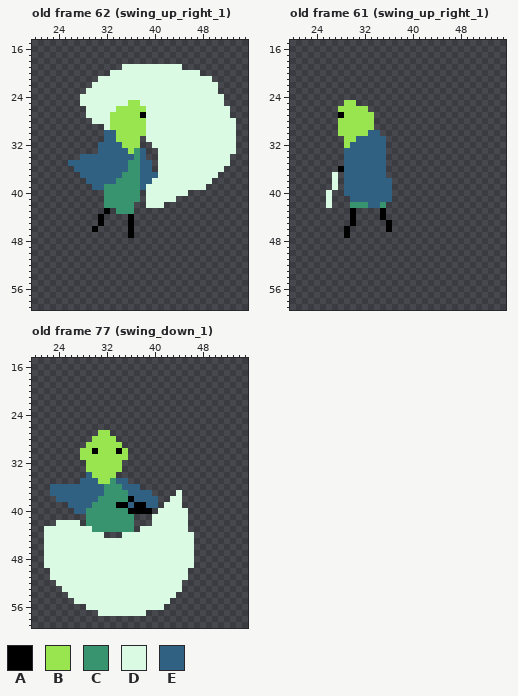
One commit to this pixel-art file: scenes/player/player.aseprite. That is the earlier state.
64x64 pixels, 97 frames. Shown: old frame 62 (swing_up_right_1): x 20..55, y 15..59; old frame 61 (swing_up_right_1): x 20..55, y 15..59; old frame 77 (swing_down_1): x 20..55, y 15..59. The commit also changed other frames, which this record leaves out.
Visible layers, top first: "Sword (front)", "Head", "Arms", "Cloak", "Body", "Sword (back)", "Head (back)", "Legs".
Palette (. is transparent): A #000000  B #99e550  C #37946e  D #dafae3  E #306082
Pixels before, old frame 62 (swing_up_right_1), first column x 26:
19 .........DDDDDDDDDD.........
20 .......DDDDDDDDDDDDDDD......
21 .....DDDDDDDDDDDDDDDDDDD....
22 ....DDDDDDDDDDDDDDDDDDDDD...
23 ...DDDDDDDDDDDDDDDDDDDDDD...
24 ..DDDDDDDDDDDDDDDDDDDDDDDD..
25 ..DDDDDDDDBBDDDDDDDDDDDDDD..
26 ...DDDDDBBBBBDDDDDDDDDDDDDD.
27 ...DDDDBBBBBADDDDDDDDDDDDDD.
28 ....DDDBBBBBBDDDDDDDDDDDDDDD
29 ......DBBBBBBDDDDDDDDDDDDDDD
30 ......EEBBBBBDDDDDDDDDDDDDDD
31 ......EEBBBB.DDDDDDDDDDDDDDD
32 .....EEEEBBB..DDDDDDDDDDDDDD
33 .....EEEEEBCE..DDDDDDDDDDDDD
34 ..EEEEEEEEECE..DDDDDDDDDDDD.
35 EEEEEEEEEECCEE.DDDDDDDDDDDD.
36 .EEEEEEEEECCEE.DDDDDDDDDDD..
37 ..EEEEEEECCCEEEDDDDDDDDDD...
38 ...EEEEECCCCEEDDDDDDDDDD....
39 ....EECCCCCCEDDDDDDDDDD.....
40 ......CCCCCC.DDDDDDD........
41 ......CCCCCC.DDDDD..........
42 ......CCCCC..DDD............
43 ......A.CCC.................
44 .....A....A.................
45 .....A....A.................
46 ....A.....A.................
47 ..........A.................
Pixels before, old frame 61 (swing_up_right_1), first column x 26:
25 ...BB......
26 ..BBBBB....
27 ..ABBBBB...
28 ..BBBBBB...
29 ..BBBBBB...
30 ..BBBBBEE..
31 ...BBEEEEE.
32 ...BEEEEEE.
33 ...EEEEEEE.
34 ...EEEEEEE.
35 ...EEEEEEE.
36 ..AEEEEEEE.
37 .D.EEEEEEE.
38 .D.EEEEEEEE
39 .D.EEEEEEEE
40 D..EEEEEEEE
41 D...EEEEEEE
42 D...CCCEEC.
43 ....A....A.
44 ....A....A.
45 ....A.....A
46 ...A......A
47 ...A.......
Pixels before, old frame 77 (swing_down_1), first column x 22:
27 .........BB..............
28 ........BBBB.............
29 .......BBBBBB............
30 ......BBABBBAB...........
31 ......BBBBBBBB...........
32 .......BBBBBB............
33 .......BBBBBB............
34 .......EBBBB.............
35 ......EEEBBCEE...........
36 .EEEEEEEEECCCEEE.........
37 .EEEEEEEEECCCCEEEE....D..
38 ..EEEEEEECCCCCAEEEE..DD..
39 ....EEEECCCCAAEAAEE.DDD..
40 .....EECCCCCCCAAAA.DDDDD.
41 .......CCCCCCCC...DDDDDD.
42 ..DDDD.CCCCCCCC...DDDDDD.
43 DDDDDDDDCCCCCCC.DDDDDDDD.
44 DDDDDDDDDD...DDDDDDDDDDDD
45 DDDDDDDDDDDDDDDDDDDDDDDDD
46 DDDDDDDDDDDDDDDDDDDDDDDDD
47 DDDDDDDDDDDDDDDDDDDDDDDDD
48 DDDDDDDDDDDDDDDDDDDDDDDDD
49 DDDDDDDDDDDDDDDDDDDDDDDDD
50 .DDDDDDDDDDDDDDDDDDDDDDD.
51 .DDDDDDDDDDDDDDDDDDDDDDD.
52 ..DDDDDDDDDDDDDDDDDDDDD..
53 ...DDDDDDDDDDDDDDDDDDDD..
54 ....DDDDDDDDDDDDDDDDDD...
55 .....DDDDDDDDDDDDDDDD....
56 .......DDDDDDDDDDDDD.....
57 .........DDDDDDDD........
And afterwards:
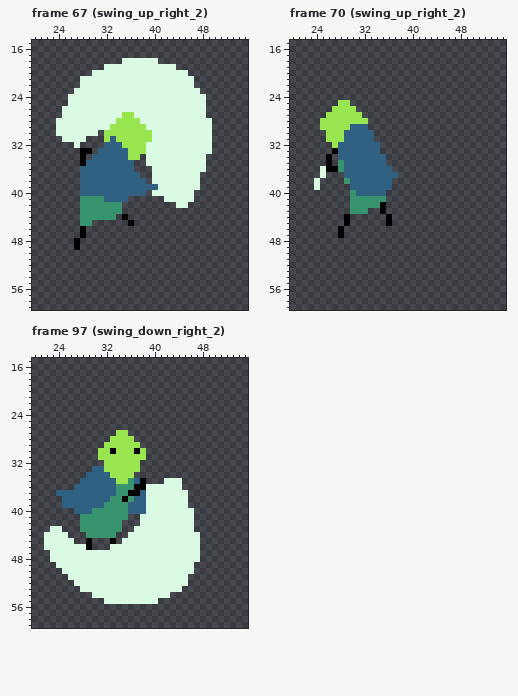
A new or re-ordered frame is compared with the old frame closest to it.
The edit:
frames 97 -> 106
Changed rows in their new state; - is an unchanged pixel.
Frame 67 (swing_up_right_2) is new; against old frame 62 (swing_up_right_1):
first column x 24:
18 -----------DDDDDD-------------
19 --------DDD---------.---------
20 ------DDD-------------..------
21 ----DDD----------------...----
22 ----DD-----------------....---
23 ---DD-------------------...---
24 --DD---------------------...--
25 --DD--------DD-----------...--
26 -DDDD-----DDDDD----------....-
27 -DDDD----DD--DD----------....-
28 DDDDDD---D----D-----------....
29 DDDDDDDD------------------....
30 DDDDDDD-BB-----B----------....
31 -DDDD---B-----BB----------....
32 ---D---.------BD----------....
33 ----AA-------BBDD---------....
34 ----A.------BB.DD--------....-
35 --..A-------E..DD--------....-
36 ---.--------E...D--------...--
37 -----------EEE..D-------...---
38 ----E-----EEEE-.--------..----
39 ----EE--EEEEEE-EE-------.-----
40 ----EEEEEEEEEEE.------D-------
41 ----CCCCEEEE..-...--DDD-------
42 ----CCCC---..--...--DD--------
43 ----CCCCCC-..-----------------
44 ----CCCCCC-A.-----------------
45 ----CC-.----------------------
46 ----A-.-----.-----------------
47 ----A-------.-----------------
48 ---A--------------------------
49 ---A--------------------------
Frame 70 (swing_up_right_2) is new; against old frame 61 (swing_up_right_1):
first column x 24:
25 ----B-.-------
26 ---B---..-----
27 --BBB---..----
28 -BBB-----.----
29 -BBB--EEE.----
30 --BB-EEEE-.---
31 --BBBEE---..--
32 ---BEE-----.--
33 ---AE------.--
34 --A-E---------
35 --A-C---------
36 -DAAC-------E-
37 -D-.--------EE
38 D--.-C--------
39 D--.-.--------
40 --.--.C-----.-
41 --.---CCCCCC.-
42 --.------CCA--
43 ------CCC-----
44 -----A.----.A-
45 -----A.-------
46 ----A.------.-
47 ----A.--------
Frame 97 (swing_down_right_2) is new; against old frame 77 (swing_down_1):
first column x 22:
27 ---------..-BB------------
28 --------...-BBB-----------
29 -------...---BBB----------
30 ------...--AB-BAB---------
31 ------...-----BBB---------
32 -------...---BBB----------
33 -------.EE---BBB----------
34 --------EEE-BBB-----------
35 ---------EEEBBCEA---DDD---
36 -....-----EE-CCAADDDDDD---
37 -.--------EE--AA-DDDDD-D--
38 --.------EE--AC--DDDD--D--
39 ---E----EE--CC-EEDDD---D--
40 -------E------EEEDD-----D-
41 ------C-------.-DD------D-
42 --....C------..-DD------D-
43 .--...CC-----..D--------D-
44 ----...CCCCC-.-----------D
45 -----..A...A.------------D
46 -------A...--------------D
47 .------------------------D
48 .------------------------D
49 ..------------------------
50 -..---------------------D-
51 -...----------------------
52 --...------------------D--
53 ---...--------------------
54 ----....-------------.----
55 -----.....---------..-----
56 -------.............------
57 ---------........---------
